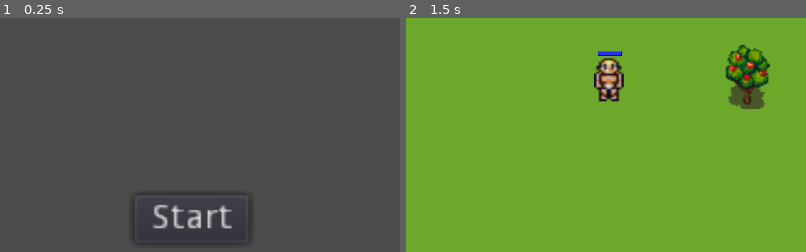
Above: before the commit, frames 1-2 (left to right).
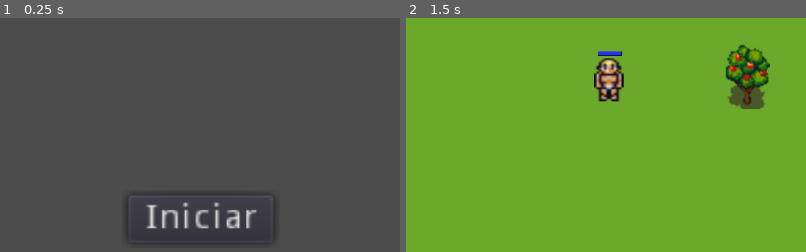
Above: after the commit, the same moments.

Repository: ZLean78/TheStoneAge
Game: Godot game, scene res://Scenes/Menu/Menu.tscn
Same seed, same stepped clock (60 frames per second), same inputs: the game is played once before the commit and once after it.
Inputs (mouse positions are % of the whole screen's width and height, from its top left):
- Up to frame 1 (0.25 s): no input
- Up to frame 2 (1.5 s): click "Start" (after the commit: "Iniciar") at 0.5 s; click (97, 96) at 1.25 s
The pictures show only the part of the screen within x 27-77%, y 34-84%; the shares and areas given below are measured in that part.

The runs differ from the first frame. In frame 1, 1.7% of the frame differs, in the area x 31-69%, y 75-97%; in frame 2, nothing differs.
Error in both runs: Attempt to call function 'is_stopped' in base 'null instance' on a null instance. (res://Scenes/Unit/Unit.gd:87)

Commit message:
Prototipo_Misión_1
Arreglado el problema de las colisiones

Diff:
--- a/Prototipo_Misión_1/ZarateLeandro_Trabajo_Final_Programacion_III_The_Stone_Age_0_1/Scenes/Cave/Cave.tscn
+++ b/Prototipo_Misión_1/ZarateLeandro_Trabajo_Final_Programacion_III_The_Stone_Age_0_1/Scenes/Cave/Cave.tscn
@@ -15,6 +15,7 @@
 texture = ExtResource( 1 )
 
 [node name="Area2D" type="Area2D" parent="."]
+collision_mask = 2
 
 [node name="CollisionShape2D" type="CollisionShape2D" parent="Area2D"]
 position = Vector2( -6.5, 29 )
--- a/Prototipo_Misión_1/ZarateLeandro_Trabajo_Final_Programacion_III_The_Stone_Age_0_1/Scenes/Game/Game.tscn
+++ b/Prototipo_Misión_1/ZarateLeandro_Trabajo_Final_Programacion_III_The_Stone_Age_0_1/Scenes/Game/Game.tscn
@@ -55,6 +55,7 @@
 
 [node name="Unit" parent="." instance=ExtResource( 2 )]
 position = Vector2( 270, 143 )
+collision_layer = 2
 
 [node name="food_timer" type="Timer" parent="."]
 
--- a/Prototipo_Misión_1/ZarateLeandro_Trabajo_Final_Programacion_III_The_Stone_Age_0_1/Scenes/Menu/Menu.tscn
+++ b/Prototipo_Misión_1/ZarateLeandro_Trabajo_Final_Programacion_III_The_Stone_Age_0_1/Scenes/Menu/Menu.tscn
@@ -6,11 +6,11 @@
 script = ExtResource( 1 )
 
 [node name="Start" type="Button" parent="."]
-margin_left = 452.0
+margin_left = 444.0
 margin_top = 432.0
-margin_right = 493.0
+margin_right = 496.0
 margin_bottom = 452.0
 rect_scale = Vector2( 3.59044, 3.09377 )
-text = "Start"
+text = "Iniciar"
 
 [connection signal="pressed" from="Start" to="." method="_on_Start_pressed"]
--- a/Prototipo_Misión_1/ZarateLeandro_Trabajo_Final_Programacion_III_The_Stone_Age_0_1/Scenes/Unit/Unit.tscn
+++ b/Prototipo_Misión_1/ZarateLeandro_Trabajo_Final_Programacion_III_The_Stone_Age_0_1/Scenes/Unit/Unit.tscn
@@ -12,6 +12,7 @@
 [sub_resource type="CanvasItemMaterial" id=2]
 
 [node name="Unit" type="KinematicBody2D"]
+collision_layer = 2
 script = ExtResource( 3 )
 
 [node name="CollisionShape2D" type="CollisionShape2D" parent="."]
--- a/Prototipo_Misión_1/ZarateLeandro_Trabajo_Final_Programacion_III_The_Stone_Age_0_1/Scenes/fruit_tree/fruit_tree.tscn
+++ b/Prototipo_Misión_1/ZarateLeandro_Trabajo_Final_Programacion_III_The_Stone_Age_0_1/Scenes/fruit_tree/fruit_tree.tscn
@@ -62,6 +62,7 @@
 region_rect = Rect2( 0, 0, 96, 44 )
 
 [node name="Area2D" type="Area2D" parent="."]
+collision_mask = 2
 
 [node name="CollisionShape2D" type="CollisionShape2D" parent="Area2D"]
 shape = SubResource( 1 )
